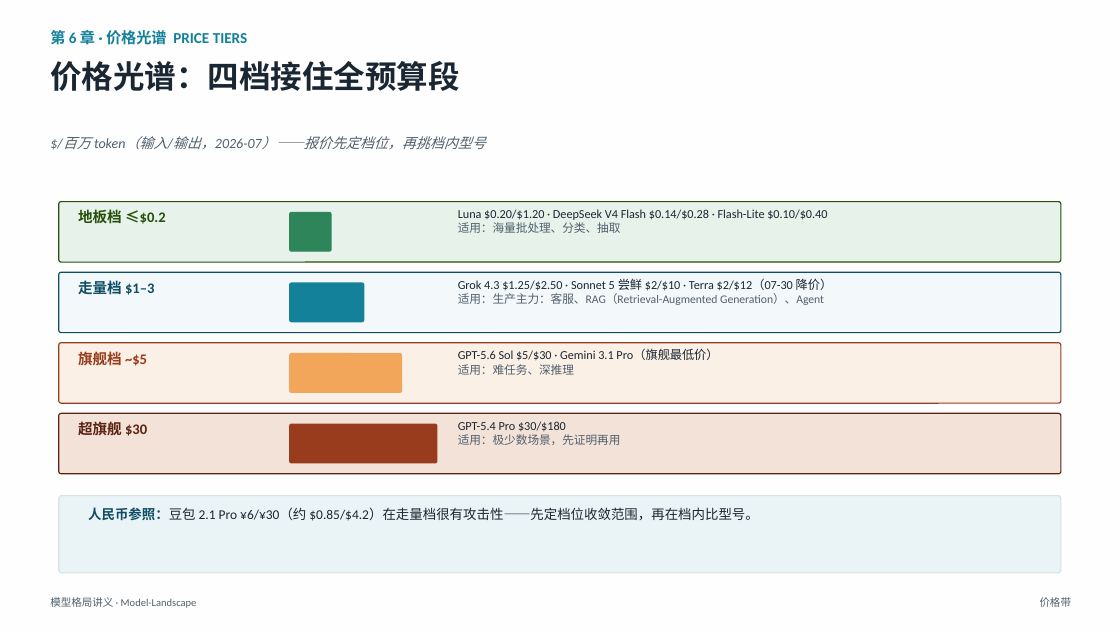
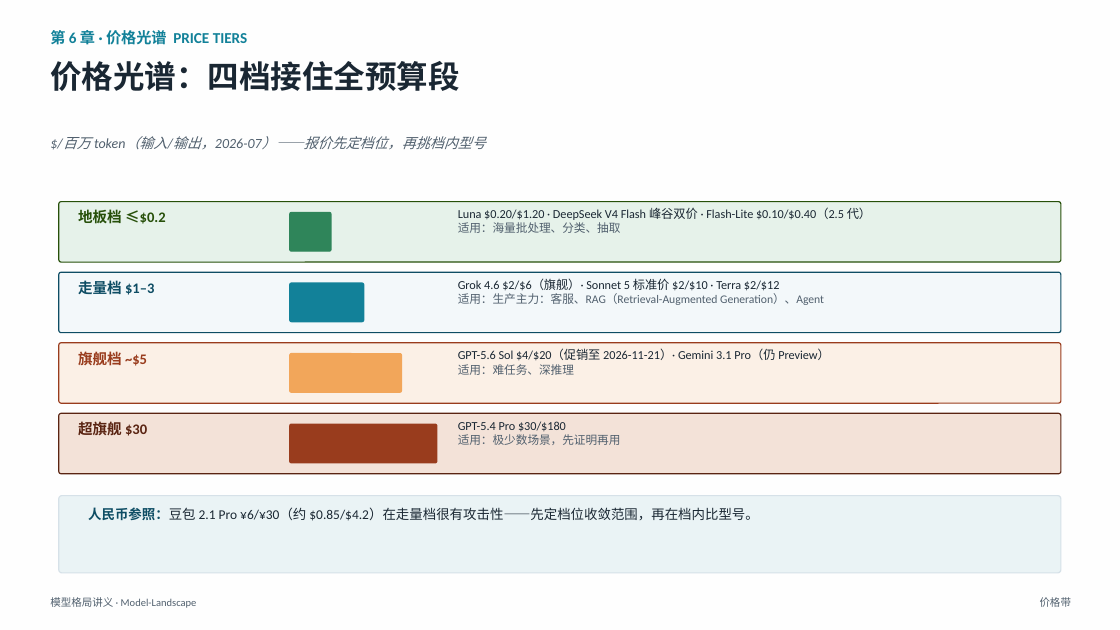
Before and after one commit to jasonlijiaxiang/ai-knowledge-base, a slide deck: slide 52 of PPT-version/Model-Landscape/Model-Landscape-讲义.pptx. Drawn at 1120x630 pixels with LibreOffice and Linux fonts; fonts in the diff are those of the drawing. Boxes give left, top, right and bottom in pixels: in the first picture for what was removed or moved away, otherwise in the second. Text is boxed around its words. In the diff, an @@ line names an element or a change of style, - is before the commit and + after.

```diff
--- a/PPT-version/Model-Landscape/Model-Landscape-讲义.pptx
+++ b/PPT-version/Model-Landscape/Model-Landscape-讲义.pptx
@@ text at box(458, 208, 871, 220): text changed @@
-Luna $0.20/$1.20 · DeepSeek V4 Flash $0.14/$0.28 · Flash-Lite $0.10/$0.40
+Luna $0.20/$1.20 · DeepSeek V4 Flash 峰谷双价 · Flash-Lite $0.10/$0.40（2.5 代）
@@ text at box(458, 278, 780, 291): text changed @@
-Grok 4.3 $1.25/$2.50 · Sonnet 5 尝鲜 $2/$10 · Terra $2/$12（07-30 降价）
+Grok 4.6 $2/$6（旗舰）· Sonnet 5 标准价 $2/$10 · Terra $2/$12
@@ text at box(458, 349, 830, 360): text changed @@
-GPT-5.6 Sol $5/$30 · Gemini 3.1 Pro（旗舰最低价）
+GPT-5.6 Sol $4/$20（促销至 2026-11-21）· Gemini 3.1 Pro（仍 Preview）
```
Also in this commit, not shown: 23 other slides changed, 55 other files.
